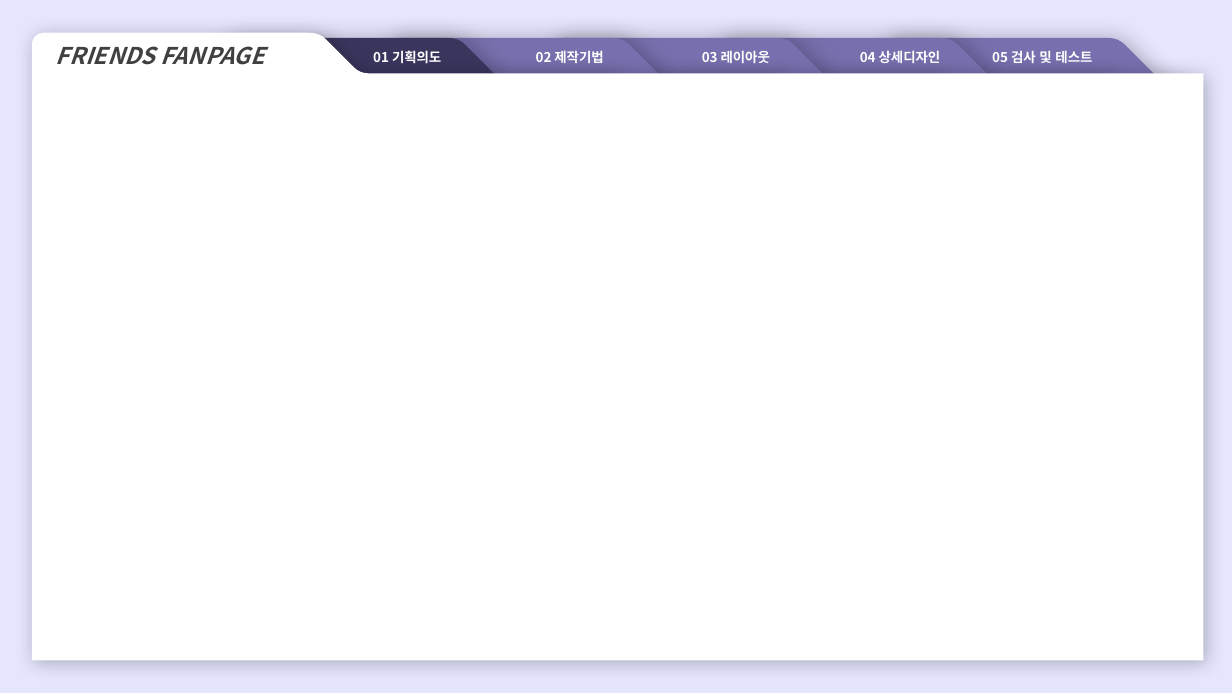
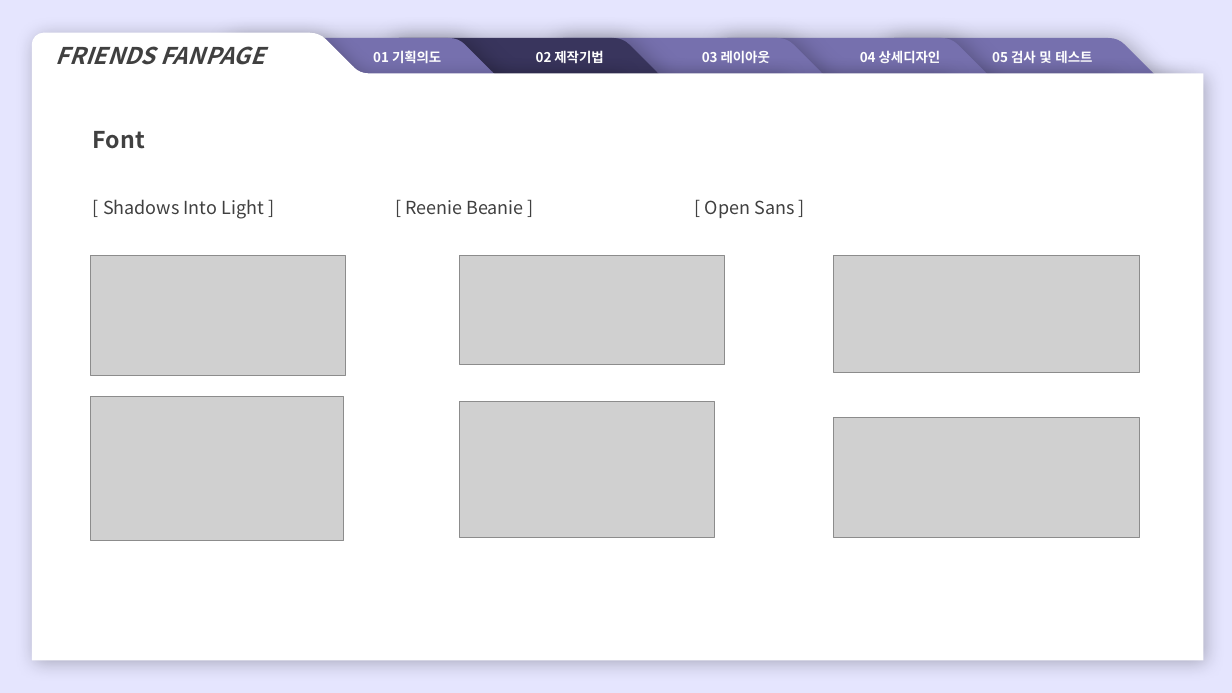
Before and after one commit to toreetutu/toree_PJ, a slide deck: slide 5 of 도깨비응용PJ_FRIENDS_v3/선우현_FRIENDS.pptx (slide 3 before the commit). Drawn at 1232x693 pixels with LibreOffice and Linux fonts; fonts in the diff are those of the drawing; grey boxes stand for pictures. Boxes give left, top, right and bottom in pixels: in the first picture for what was removed or moved away, otherwise in the second. Text is boxed around its words. In the diff, an @@ line names an element or a change of style, - is before the commit and + after.

```diff
--- a/도깨비응용PJ_FRIENDS_v3/선우현_FRIENDS.pptx
+++ b/도깨비응용PJ_FRIENDS_v3/선우현_FRIENDS.pptx
@@ freeform shape "01 기획의도" at (x1=224, y1=38, x2=618, y2=128): fill #39355D to #7670AE @@
@@ freeform shape "02 제작기법" at (x1=388, y1=38, x2=783, y2=128): fill #7670AE to #39355D @@
@@ text added at (x1=93, y1=131, x2=794, y2=219), 14 pt, text #404040 @@
+Font
+[ Shadows Into Light ] [ Reenie Beanie ] [ Open Sans ]
@@ group added at (x1=91, y1=255, x2=1140, y2=542): 6 pictures @@
```
Also in this commit, not shown: 5 other slides changed, 4 slides added, 20 other files.
